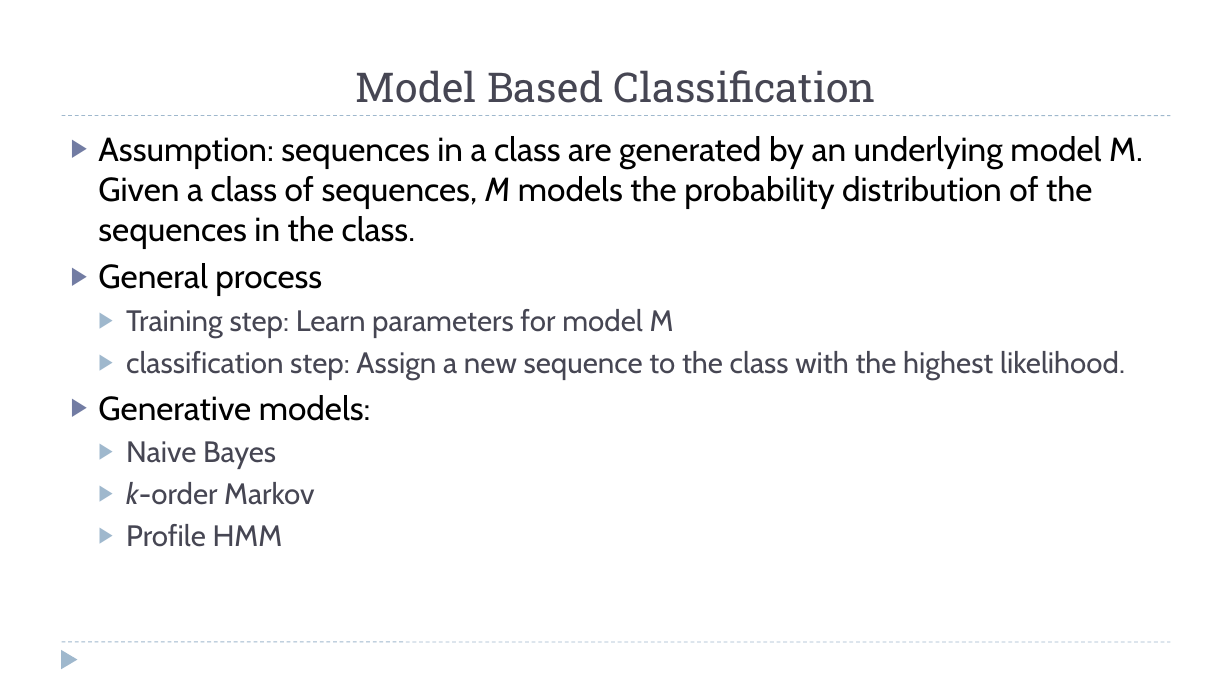
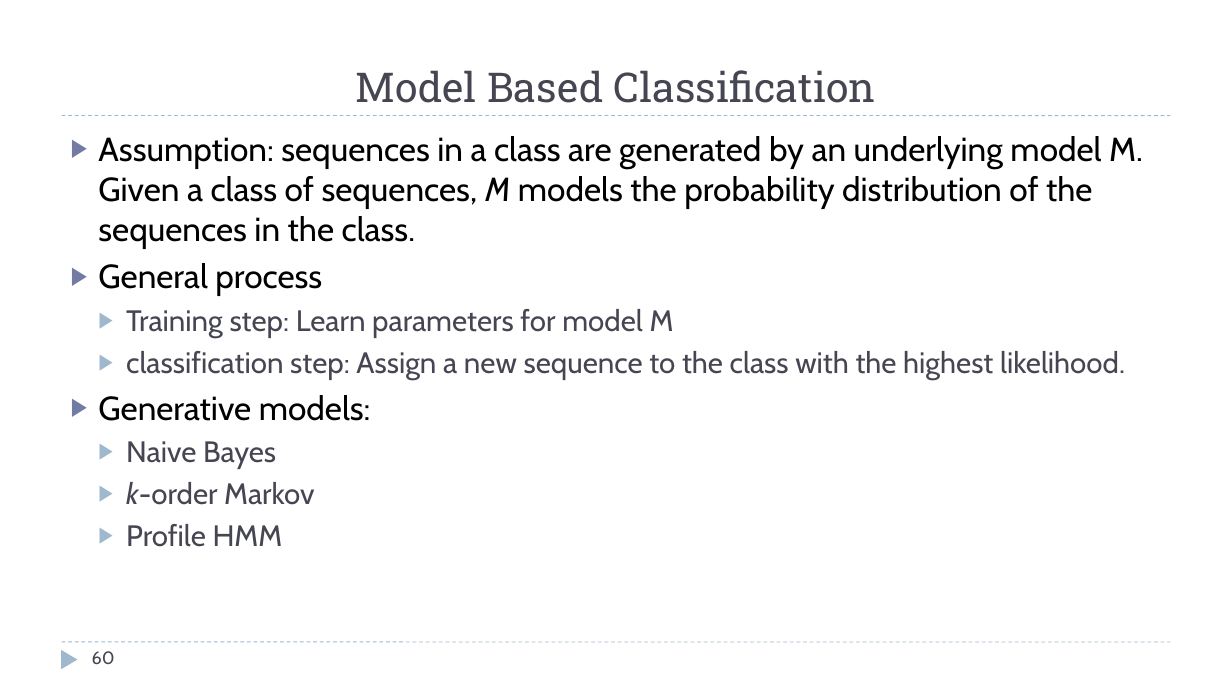
Before and after one commit to zixiaojindao/time-series-survey, a slide deck: slide 60 of slide/tsdm.pptx. Drawn at 1232x693 pixels with LibreOffice and Linux fonts; fonts in the diff are those of the drawing. Boxes give left, top, right and bottom in pixels: in the first picture for what was removed or moved away, otherwise in the second. Text is boxed around its words. In the diff, an @@ line names an element or a change of style, - is before the commit and + after.

```diff
--- a/slide/tsdm.pptx
+++ b/slide/tsdm.pptx
@@ page number added at box(92, 651, 115, 664), 14 pt, text #464653 @@
+60
```
Also in this commit, not shown: 61 other slides changed, 1 slide added, 1 slide removed.
